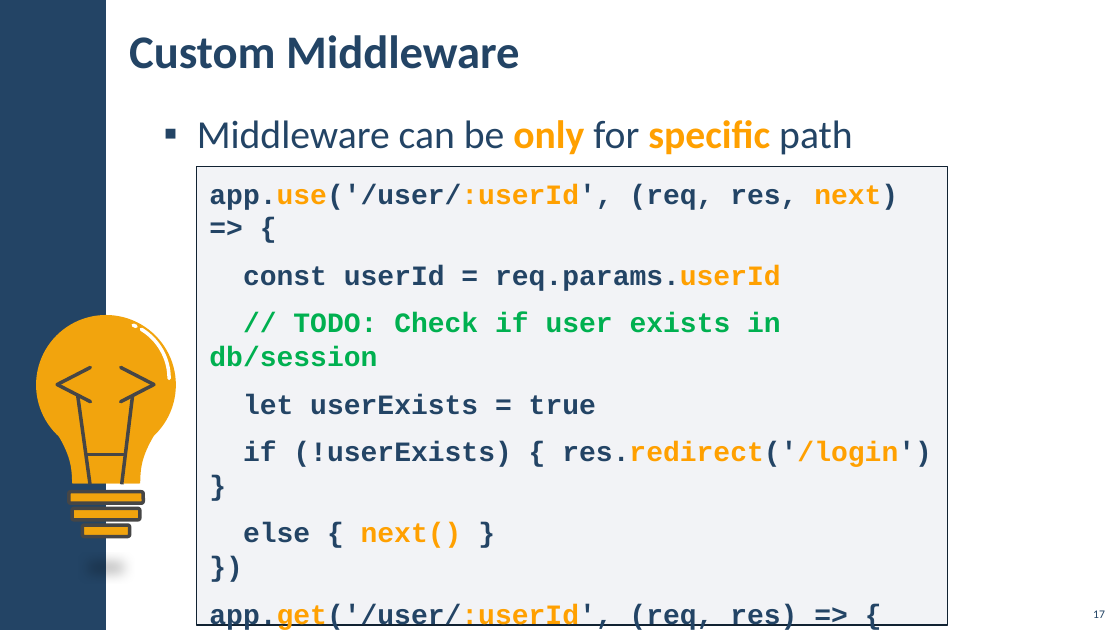
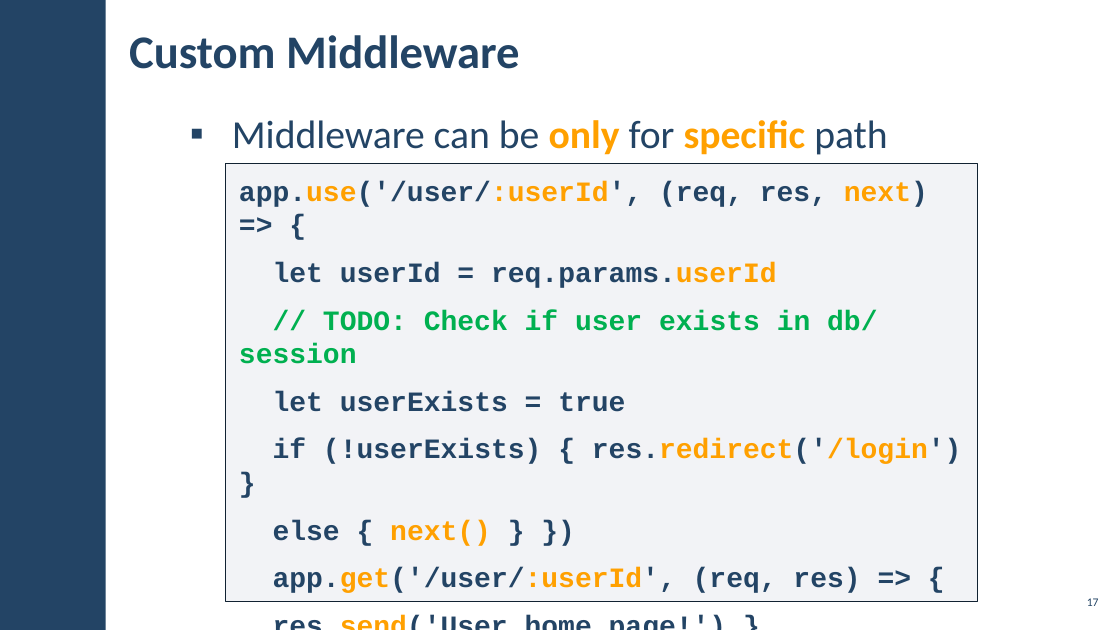
Before and after one commit to IvanVarbanov/SoftUni, a slide deck: slide 17 of JavaScript/05.JavaScript-Back-End/05.ExpressJS-and-Templating/03. ExpressJS-and-Templating.pptx. Drawn at 1120x630 pixels with LibreOffice and Linux fonts; fonts in the diff are those of the drawing; background and template pictures are left out. Boxes give left, top, right and bottom in pixels: in the first picture for what was removed or moved away, otherwise in the second. Text is boxed around its words. In the diff, an @@ line names an element or a change of style, - is before the commit and + after.

```diff
--- a/JavaScript/05.JavaScript-Back-End/05.ExpressJS-and-Templating/03. ExpressJS-and-Templating.pptx
+++ b/JavaScript/05.JavaScript-Back-End/05.ExpressJS-and-Templating/03. ExpressJS-and-Templating.pptx
@@ text "Middleware can be only for ...": place and size @@
-text "Middleware can be only for ..." at (197, 120, 852, 155)
+text "Middleware can be only for ..." at (232, 120, 887, 155)
@@ text "Middleware can be only for ..." at (232, 120, 887, 155): indent changed @@
@@ text in rectangle at (226, 163, 978, 602): text changed @@
-res.send('User home page!')
-})
+res.send('User home page!') }
+)
@@ rectangle "app.use('/user/:userId', (req, res, next) => ...": place and size @@
-rectangle "app.use('/user/:userId', (req, res, next) => ..." at (197, 166, 949, 625)
+rectangle "app.use('/user/:userId', (req, res, next) => ..." at (226, 163, 978, 602)
@@ rectangle "app.use('/user/:userId', (req, res, next) => ..." at (226, 163, 978, 602): fill #ACB4C3 at 15% opacity to #ADB4C3 at 15% opacity; outline #112232 1 pt to #112233 1 pt @@
@@ text in rectangle at (239, 181, 962, 593): more space between paragraphs @@
@@ text in rectangle at (273, 262, 777, 288): text changed @@
-const userId = req.params.userId
+let userId = req.params.userId
@@ group removed at (36, 315, 176, 537): 7 lines, 3 rounded rectangles, 2 freeform shapes, 2 arc (boxed as its full ellipse)s, 1 ellipse @@
@@ page number: place and size @@
-page number at (1093, 610, 1105, 618)
+page number at (1087, 598, 1099, 606)
@@ page number at (1087, 598, 1099, 606): vertical alignment bottom to middle @@
```
Also in this commit, not shown: 31 other slides changed, 7 slides added, 4 slides removed, 26 other files.
